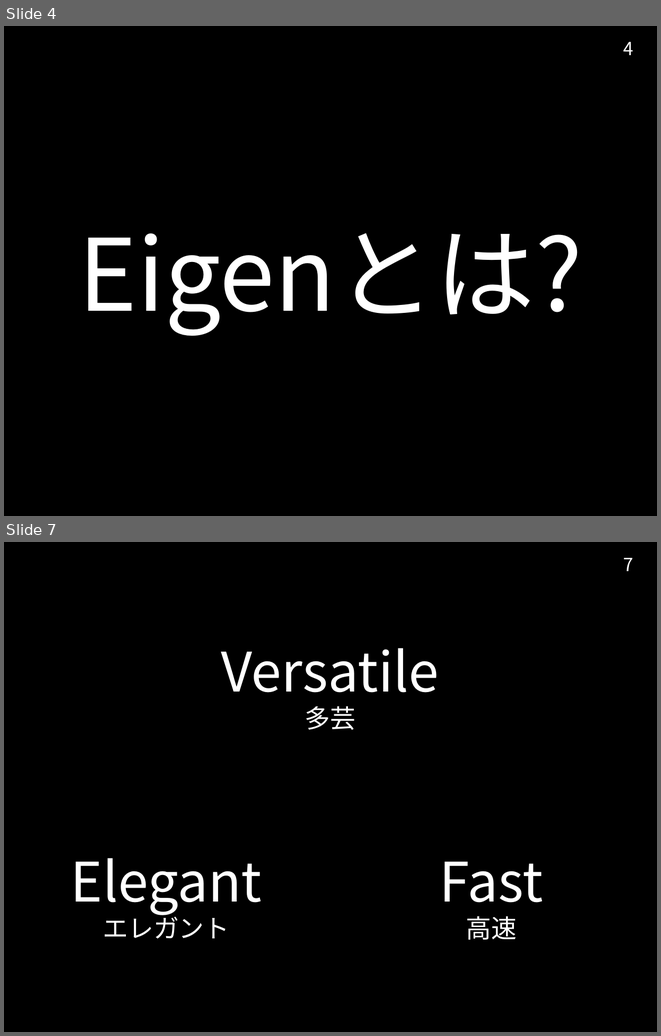
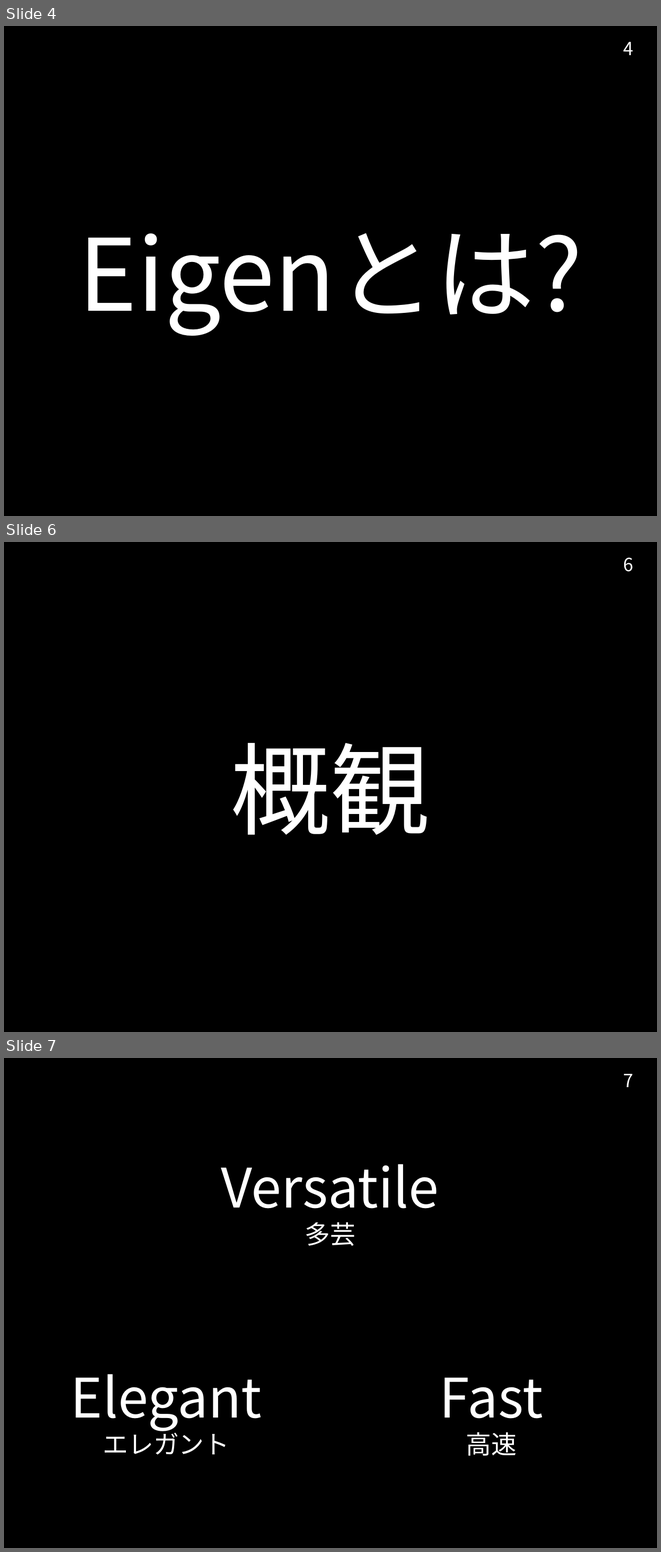
Before and after one commit to TetsuyaNegishi/Eigen_Seminar_2015_11_04, a slide deck: Eigen_Seminar_slide.pptx. Shown one above the other, each under a label of ours: slides 4 and 7 before the commit, slides 4, 6 and 7 after it; the slides between them are not shown. The pictures are 661x1036 and 661x1552 pixels, drawn with LibreOffice and Linux fonts; fonts in the diff are those of the drawing; background and template pictures are left out. Boxes give left, top, right and bottom in pixels: in the first picture for what was removed or moved away, otherwise in the second. Text is boxed around its words. In the diff, an @@ line names an element or a change of style, - is before the commit and + after.

```diff
--- a/Eigen_Seminar_slide.pptx
+++ b/Eigen_Seminar_slide.pptx
@@ slide 6 added at box(4, 542, 657, 1032), background picture (left out) @@
@@ page number added at box(623, 557, 633, 572), 20 pt, text #FFFFFF @@
+6
@@ text added at box(231, 743, 430, 835), 110 pt, text #FFFFFF @@
+概観
```
Also in this commit, not shown: 2 slides changed, 2 other slides added, 1 slide removed, 1 other file.
